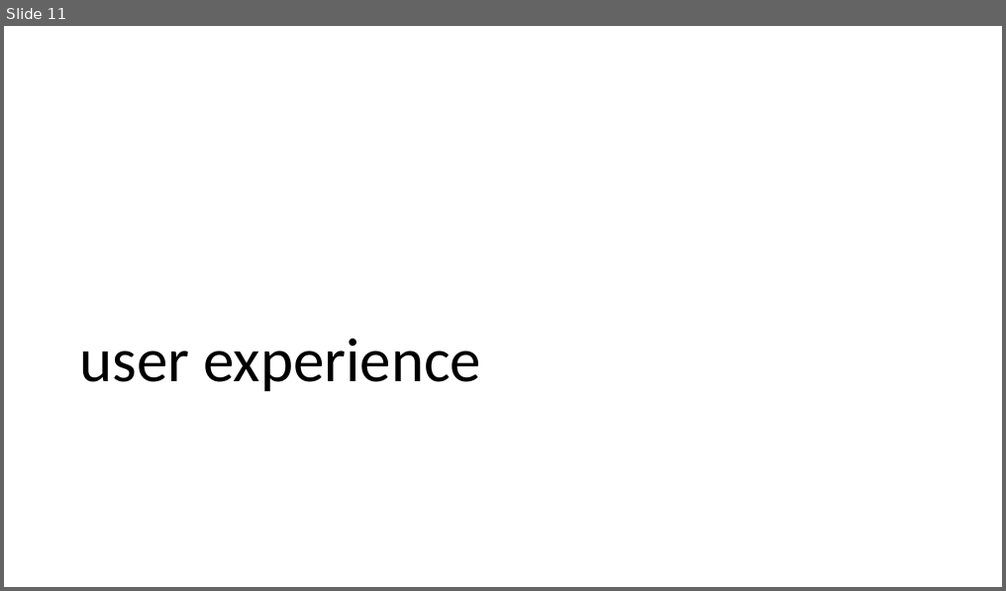
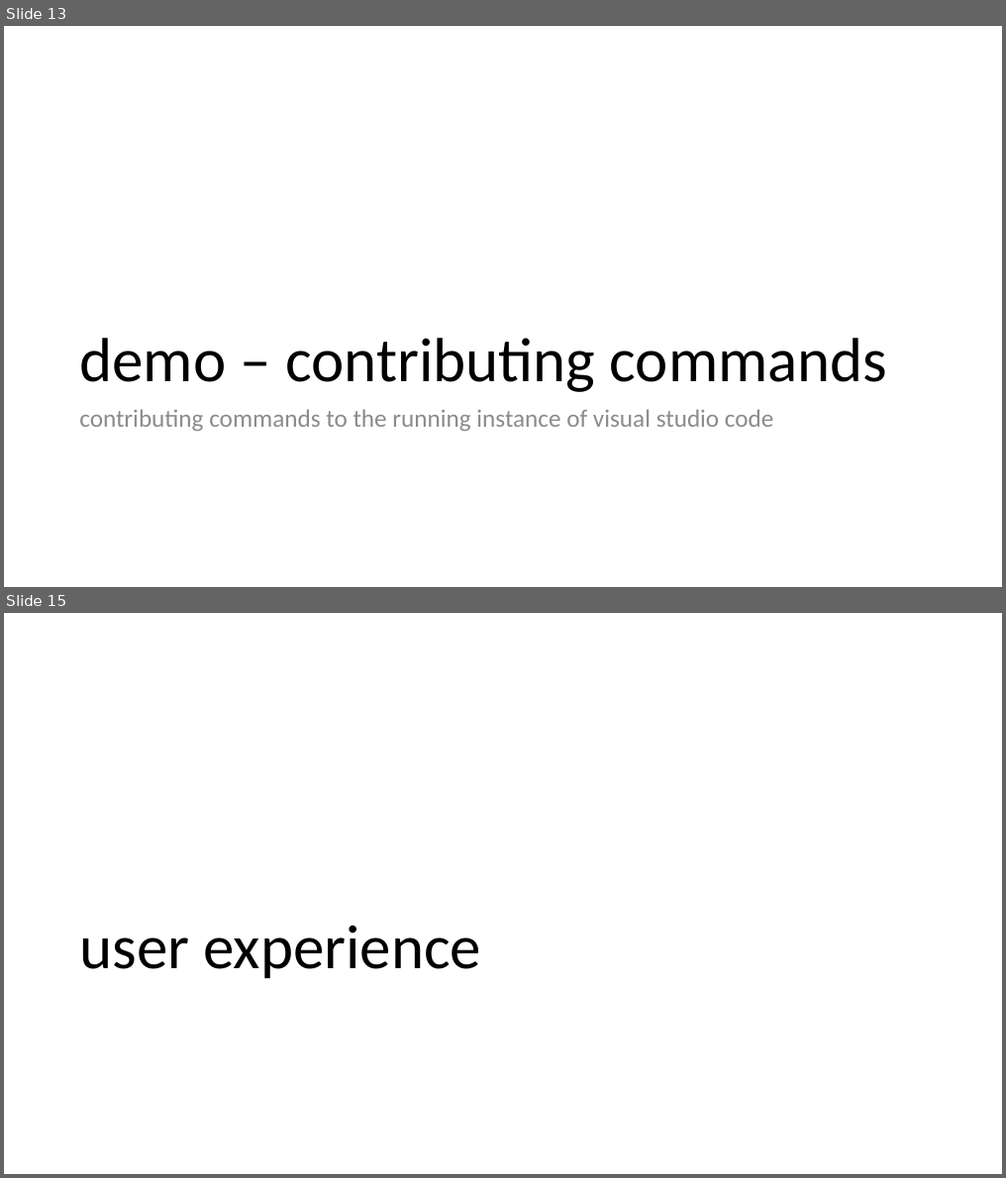
Before and after one commit to bradygaster-zz/extending-vscode-talk, a slide deck: extending-vs-code.pptx. Shown one above the other, each under a label of ours: slide 11 before the commit, slides 13 and 15 after it; the slides between them are not shown. The pictures are 1006x591 and 1006x1178 pixels, drawn with LibreOffice and Linux fonts; fonts in the diff are those of the drawing. Boxes give left, top, right and bottom in pixels: in the first picture for what was removed or moved away, otherwise in the second. Text is boxed around its words. In the diff, an @@ line names an element or a change of style, - is before the commit and + after.

```diff
--- a/extending-vs-code.pptx
+++ b/extending-vs-code.pptx
@@ slide 13 added at (4,26,1002,587), background #FFFFFF @@
@@ title added at (79,338,888,392), 60 pt, text #000000 @@
+demo – contributing commands
@@ text added at (79,409,774,431), 24 pt, text #8C8C8C @@
+contributing commands to the running instance of visual studio code
@@ what was slide 11 is now slide 15 @@
```
Also in this commit, not shown: 1 slide changed, 11 other slides added, 2 slides removed, 31 other files.
